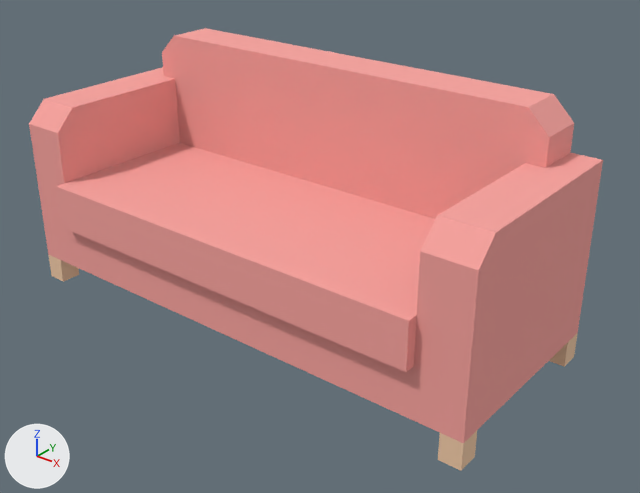
What one commit did to the glTF model assets/props/furniture/loungeSofa.glb.
Camera for both pictures: a 50 mm camera at (1.46, -0.911, 0.862) aimed at (0.558, 0.217, 0.162). The axes (+X, +Y, +Z) are drawn at lower left. The lights are the same throughout. The older version comes first. Vertices at exactly the same position are counted once.

In view in the first picture: 'loungeSofa(Clone)'.
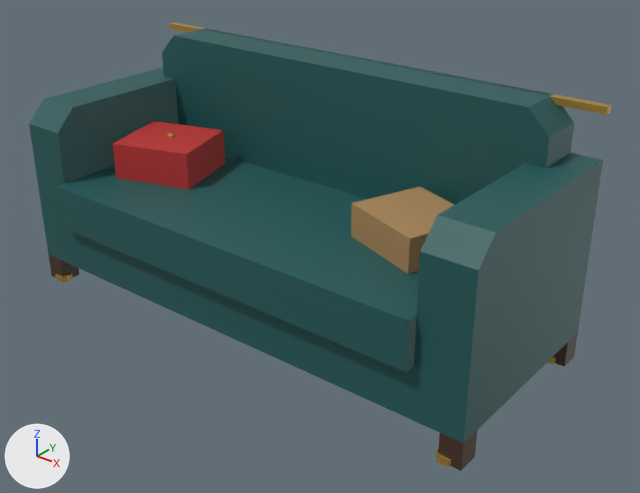
Pixel boxes (x1, y1, x2, y2) of what changed, in the pictures (640 x 493 px):
'loungeSofa(Clone)', reshaped
    before: (29, 28, 603, 471)
    after: (29, 22, 611, 471)
part 1 of me_mesh_loungesofa, added
    after: (55, 273, 73, 282)
part 2 of me_mesh_loungesofa, added
    after: (436, 448, 451, 466)
part 3 of me_mesh_loungesofa, added
    after: (169, 22, 611, 115)
part 4 of me_mesh_loungesofa, built on
    before: (29, 125, 479, 443)
    after: (29, 121, 479, 443)
part 5 of me_mesh_loungesofa, recoloured (pink to dark cyan)
    both: (29, 28, 603, 442)
part 6 of me_mesh_loungesofa, recoloured
    both: (49, 255, 578, 471)

Edits to the bpy script that builds the scene:
```text
Add mat_brass_003:
    mat_brass_003 = principled_material('brass.003')
    mat_brass_003.base_color = (0.55, 0.34, 0.07)  # orange #c49e4b
    mat_brass_003.metallic = 0.6
    mat_brass_003.roughness = 0.4
Add mat_leather_003:
    mat_leather_003 = principled_material('leather.003')
    mat_leather_003.base_color = (0.015, 0.1, 0.1)  # dark cyan #215959
    mat_leather_003.roughness = 0.55
Add mat_kraft_003:
    mat_kraft_003 = principled_material('kraft.003')
    mat_kraft_003.base_color = (0.4, 0.24, 0.1)  # brown #aa8659
    mat_kraft_003.roughness = 0.8
Add mat_walnutdark_003:
    mat_walnutdark_003 = principled_material('walnutDark.003')
    mat_walnutdark_003.base_color = (0.06, 0.028, 0.016)  # brown #452f22
    mat_walnutdark_003.roughness = 0.55
Add mat_red_003:
    mat_red_003 = principled_material('red.003')
    mat_red_003.base_color = (0.5, 0.03, 0.03)  # red #bc3030
    mat_red_003.roughness = 0.7
Change me_mesh_loungesofa:
    used by ob_loungesofa_clone; location = (0.0, 0.0, 0.0)
    remove me_mesh_loungesofa.from_pydata(...)  # 66 vertices, 128 faces; spans x 0.0..0.98, y 0.0..0.41, z 0.0..0.46
    add me_mesh_loungesofa.from_pydata(...)  # 273 vertices, 478 faces; spans x 0.0..0.98, y 0.0..0.41, z 0.0..0.46
    me_mesh_loungesofa part 1: a new loose piece, a 10-sided cylinder along z spanning x 0.014..0.046, y 0.013..0.047, z 0.0..0.012, in mat_brass_003 (orange #c49e4b)
    me_mesh_loungesofa part 2: a new loose piece, a 10-sided cylinder along z spanning x 0.934..0.966, y 0.013..0.047, z 0.0..0.012, in mat_brass_003 (orange #c49e4b)
    me_mesh_loungesofa part 3: a new loose piece, a box spanning x 0.0..0.98, y 0.395..0.41, z 0.448..0.46, in mat_brass_003 (orange #c49e4b)
    me_mesh_loungesofa part 4
    26 faces are deleted
    57 vertices are added at x 0.0..0.98, y 0.0..0.41, z 0.05..0.376
    76 new faces join them, mat_leather_003 (dark cyan #215959)
    12 new faces join them, mat_red_003 (red #bc3030)
    12 new faces join them, mat_kraft_003 (brown #aa8659)
    me_mesh_loungesofa part 5: 62 faces spanning x 0.0..0.98, y 0.0..0.41, z 0.05..0.46 switch from mat_carpet (pink #f9a39e) to mat_leather_003 (dark cyan #215959)
    me_mesh_loungesofa part 6: 40 faces spanning x 0.0..0.98, y 0.02..0.41, z 0.0..0.05 switch from mat_wood (beige #f3cca8) to mat_walnutdark_003 (brown #452f22)
    other edits to the shape of me_mesh_loungesofa do not show in these pictures
    add me_mesh_loungesofa.materials.append(mat_brass_003)  # orange #c49e4b
    add me_mesh_loungesofa.materials.append(mat_red_003)  # red #bc3030
    add me_mesh_loungesofa.materials.append(mat_kraft_003)  # brown #aa8659
```
